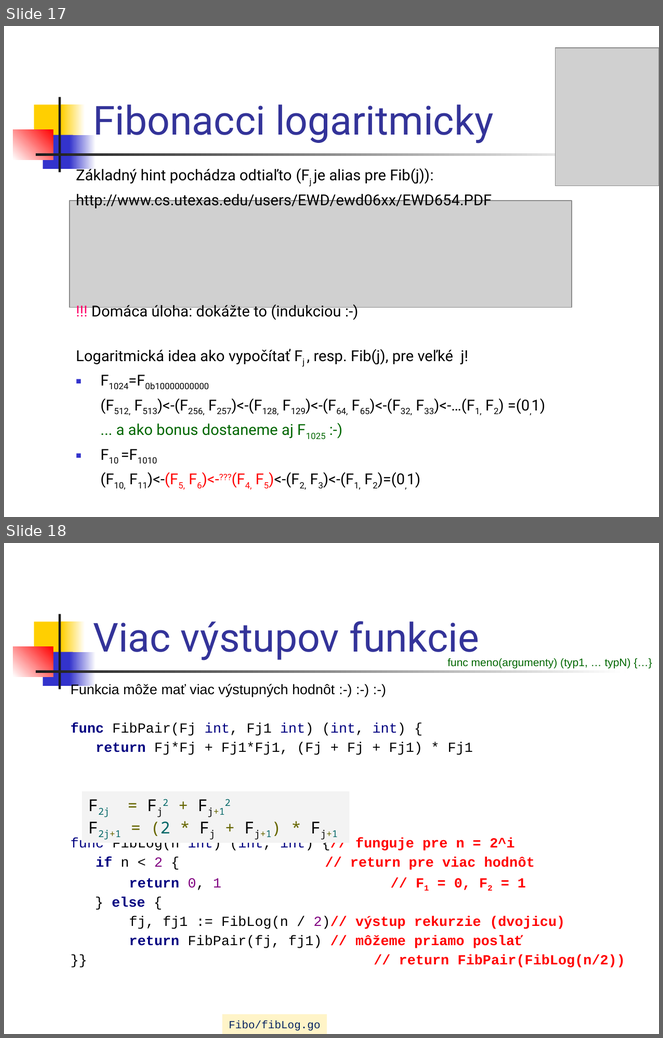
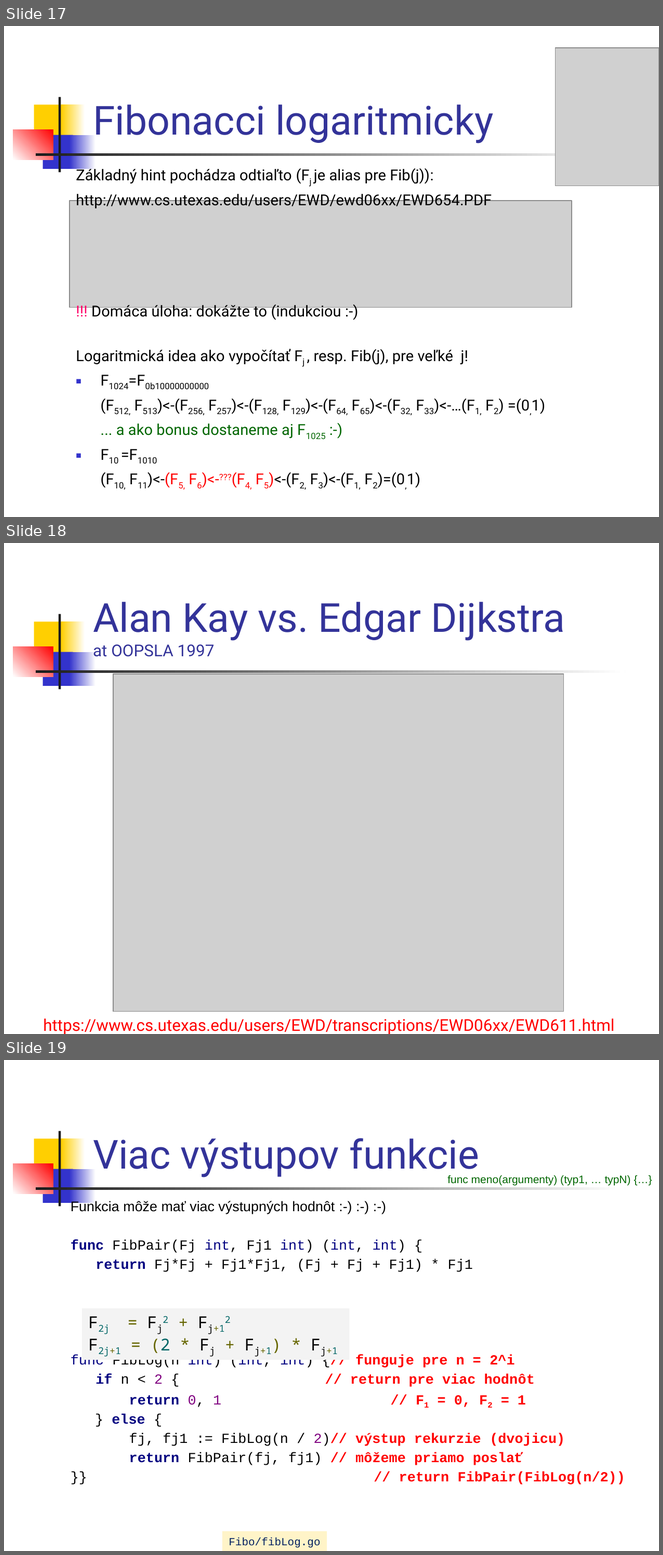
Before and after one commit to paradigmy/Prednasky, a slide deck: 02/go1.ppt. Shown one above the other, each under a label of ours: slides 17 and 18 before the commit, slides 17, 18 and 19 after it. The pictures are 663x1038 and 663x1555 pixels, drawn with LibreOffice and Linux fonts; fonts in the diff are those of the drawing; grey boxes stand for pictures. Boxes give left, top, right and bottom in pixels: in the first picture for what was removed or moved away, otherwise in the second. Text is boxed around its words. In the diff, an @@ line names an element or a change of style, - is before the commit and + after.

```diff
--- a/02/go1.ppt
+++ b/02/go1.ppt
@@ slide 18 added at (4, 543, 659, 1034), background #FFFFFF; not listed: 7 template elements that a slide beside it also shows @@
@@ title added at (93, 602, 565, 657), 44 pt, text #333399 @@
+Alan Kay vs. Edgar Dijkstra
+at OOPSLA 1997
@@ picture added at (113, 674, 564, 1012) @@
@@ text added at (43, 1019, 614, 1034), 18 pt, text #FF0000 @@
+https://www.cs.utexas.edu/users/EWD/transcriptions/EWD06xx/EWD611.html
@@ what was slide 18 is now slide 19 @@
```
Also in this commit, not shown: 1 other file.
